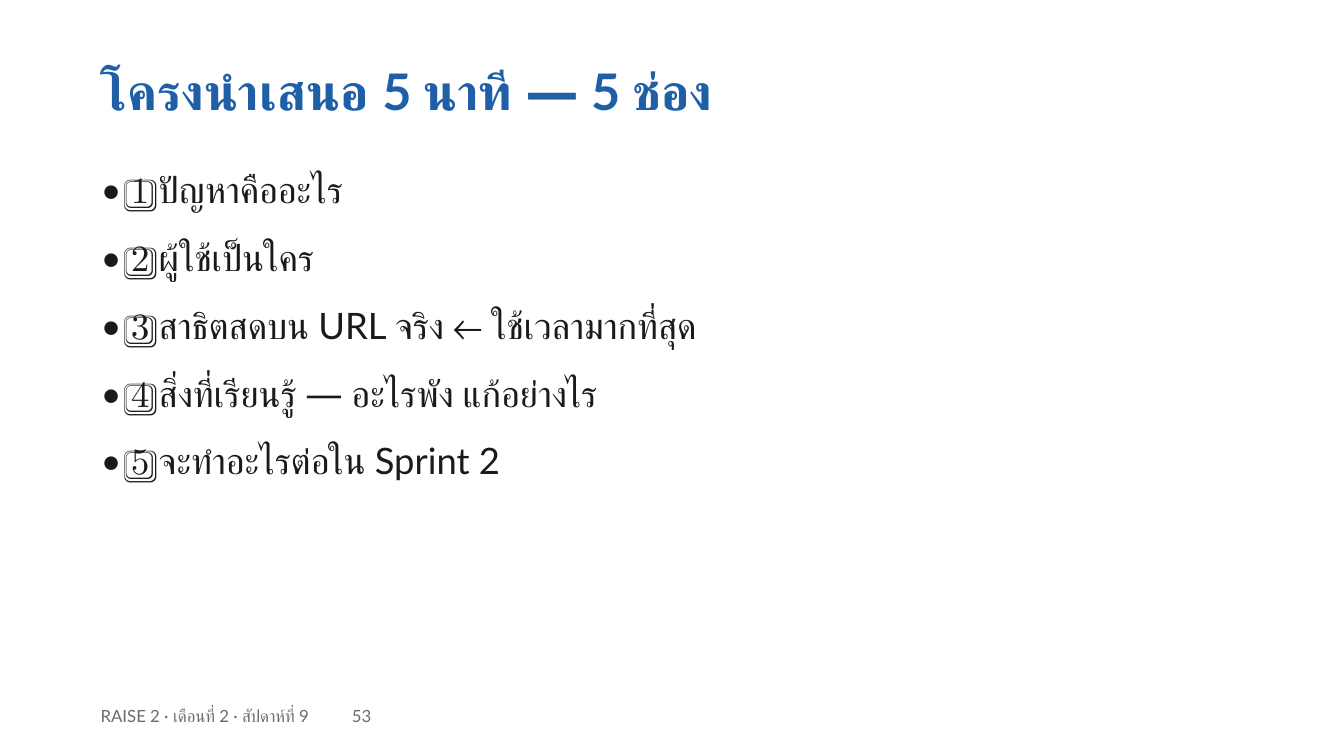
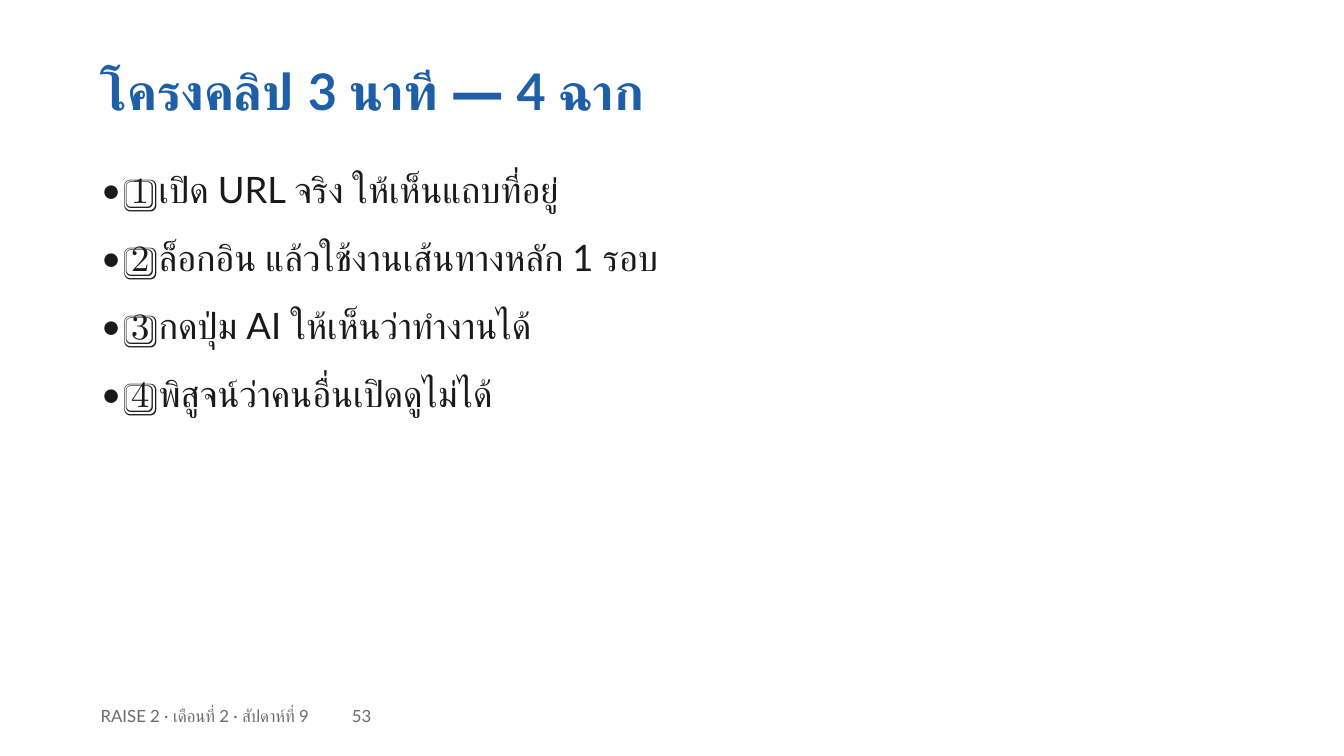
Before and after one commit to cnacha-mfu/raise2-module2, a slide deck: slide 53 of materials/week9/w9-slides.pptx. Drawn at 1344x756 pixels with LibreOffice and Linux fonts; fonts in the diff are those of the drawing. Boxes give left, top, right and bottom in pixels: in the first picture for what was removed or moved away, otherwise in the second. Text is boxed around its words. In the diff, an @@ line names an element or a change of style, - is before the commit and + after.

```diff
--- a/materials/week9/w9-slides.pptx
+++ b/materials/week9/w9-slides.pptx
@@ text at [101,71,644,111]: text changed @@
-โครงนำเสนอ 5 นาที — 5 ช่อง
+โครงคลิป 3 นาที — 4 ฉาก
@@ text at [131,175,559,214]: text changed @@
-• 1️⃣ ปัญหาคืออะไร
+• 1️⃣ เปิด URL จริง ให้เห็นแถบที่อยู่
@@ text at [131,243,658,280]: text changed @@
-• 2️⃣ ผู้ใช้เป็นใคร
+• 2️⃣ ล็อกอิน แล้วใช้งานเส้นทางหลัก 1 รอบ
@@ text at [131,310,532,348]: text changed @@
-• 3️⃣ สาธิตสดบน URL จริง ← ใช้เวลามากที่สุด
+• 3️⃣ กดปุ่ม AI ให้เห็นว่าทำงานได้
@@ text at [131,378,493,417]: text changed @@
-• 4️⃣ สิ่งที่เรียนรู้ — อะไรพัง แก้อย่างไร
+• 4️⃣ พิสูจน์ว่าคนอื่นเปิดดูไม่ได้
@@ text removed at [131,446,500,483] @@
-• 5️⃣ จะทำอะไรต่อใน Sprint 2
```
Also in this commit, not shown: 24 other slides changed, 25 other files.
